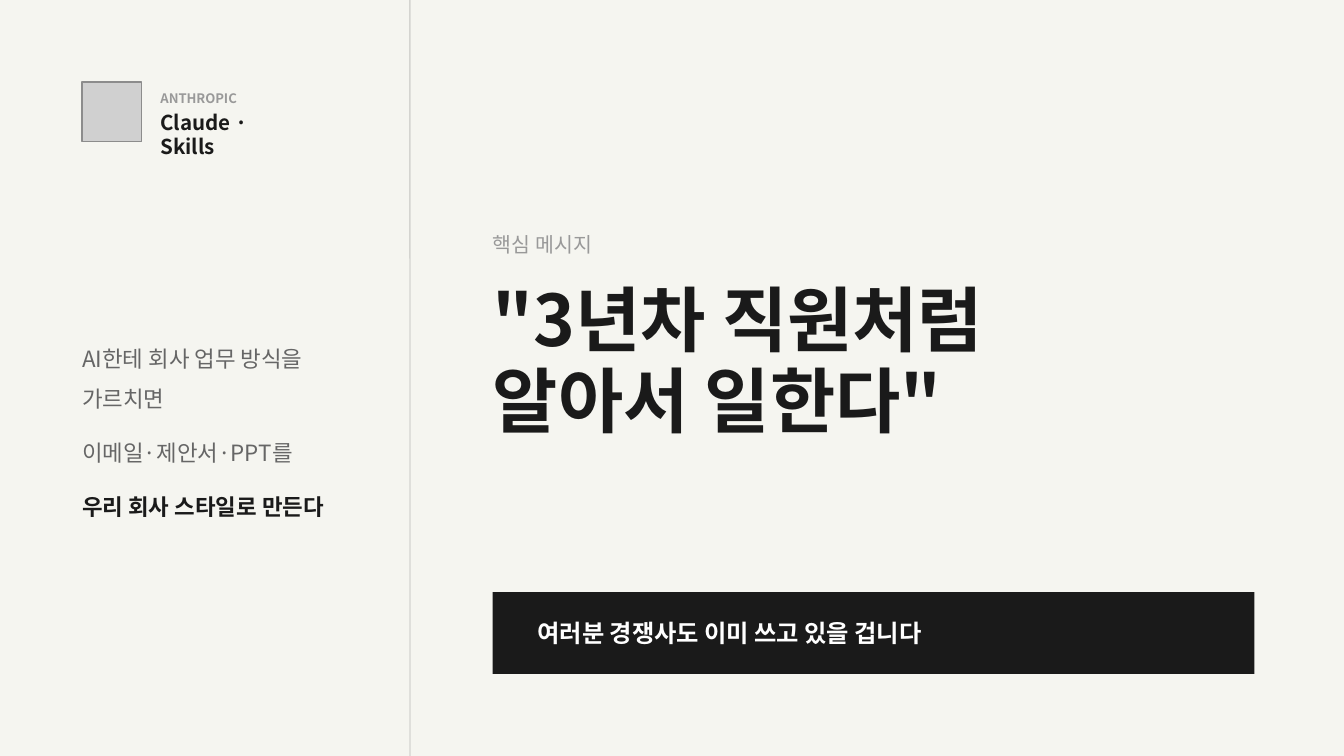
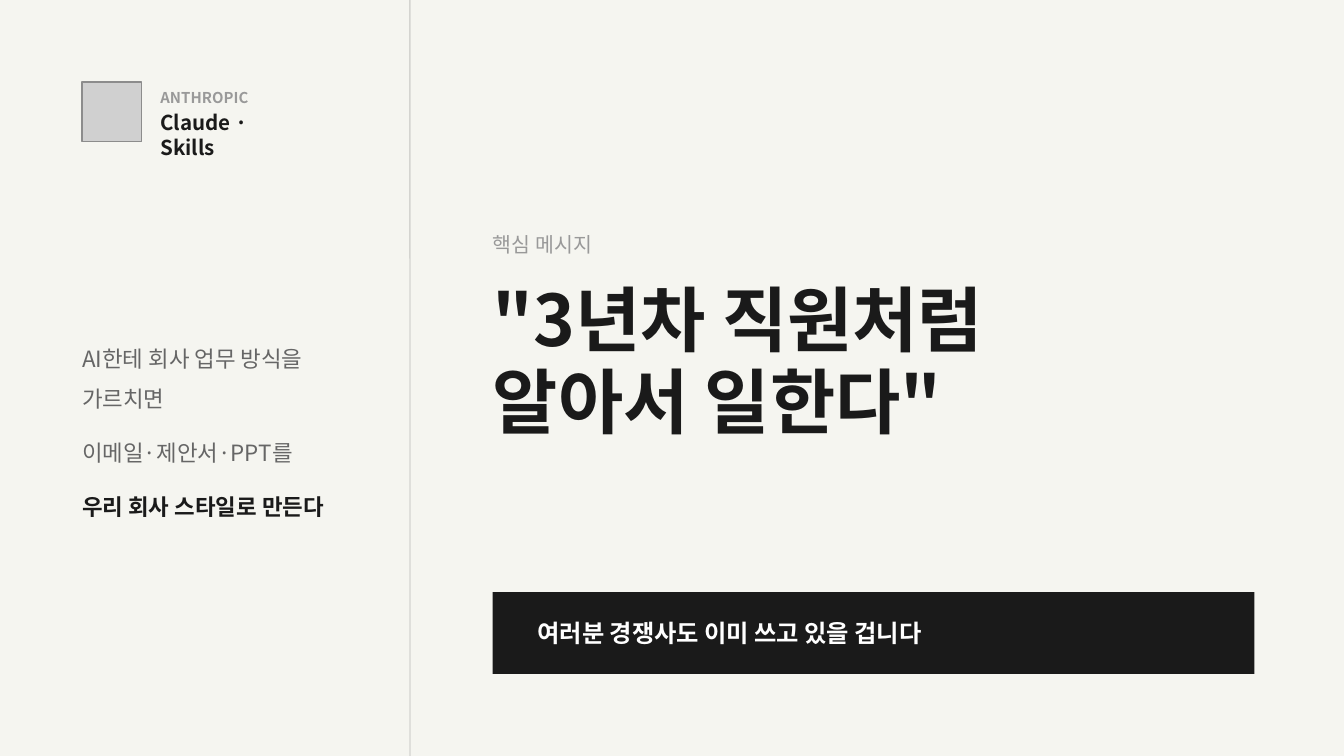
Before and after one commit to ssodcompany/edu-agent, a slide deck: slide 3 of lectures/02_ai_skills/AI대체불가Skills_v6_impeccable.pptx. Drawn at 1344x756 pixels with LibreOffice and Linux fonts; fonts in the diff are those of the drawing; grey boxes stand for pictures. Boxes give left, top, right and bottom in pixels: in the first picture for what was removed or moved away, otherwise in the second. Text is boxed around its words. In the diff, an @@ line names an element or a change of style, - is before the commit and + after.

Commit message:
WIP(lectures): fix QA issues in lecture 02 slides and add QA tooling
- Fix text clipping on slides 01, 05 by increasing line-height from 0.9/0.95 to 1.0/1.05
- Reduce font-size from 38pt to 34pt on slide 06 to prevent orphan line break
- Add word-break: keep-all on slide 03 to fix Korean text wrapping
- Add justify-content: center on slide 10 right column for content balance
- Increase sub-10px badge labels to 8pt minimum across slides 01, 03, 11
- Add QA scripts (qa-screenshot.cjs, qa-deep-check.cjs) and screenshots
- Add comprehensive QA-REPORT.md with 11 findings across all slides
- Update PPTX binary with applied fixes

```diff
--- a/lectures/02_ai_skills/AI대체불가Skills_v6_impeccable.pptx
+++ b/lectures/02_ai_skills/AI대체불가Skills_v6_impeccable.pptx
@@ text "ANTHROPIC" at (160, 92, 248, 103): size 7 to 8 pt @@
```
Also in this commit, not shown: 7 other slides changed, 21 other files.
